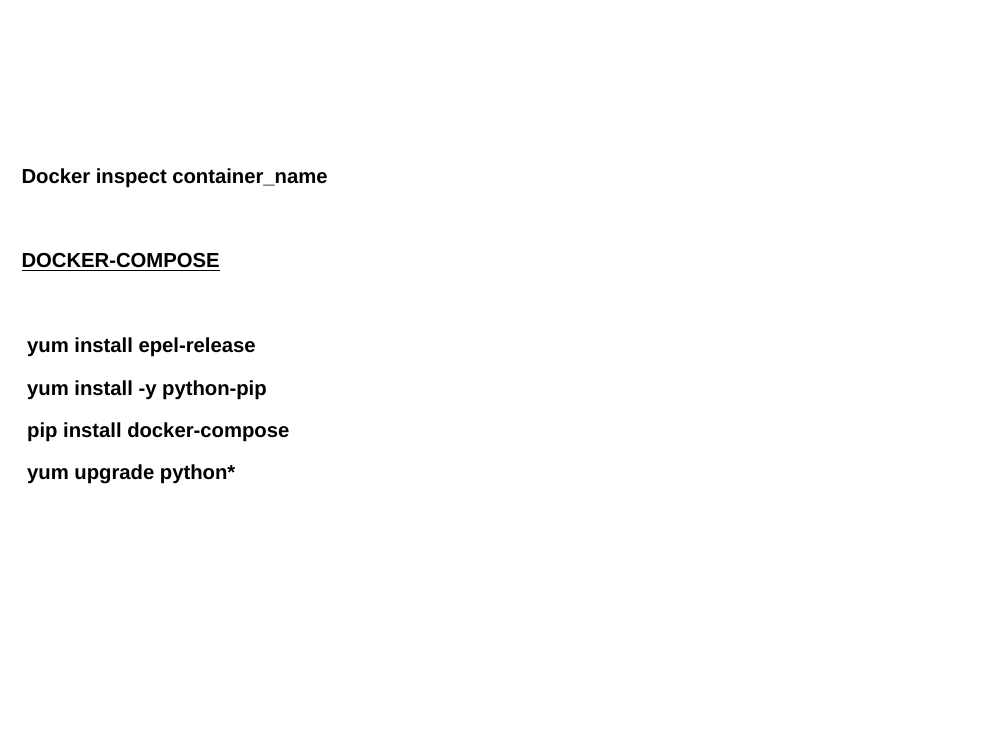
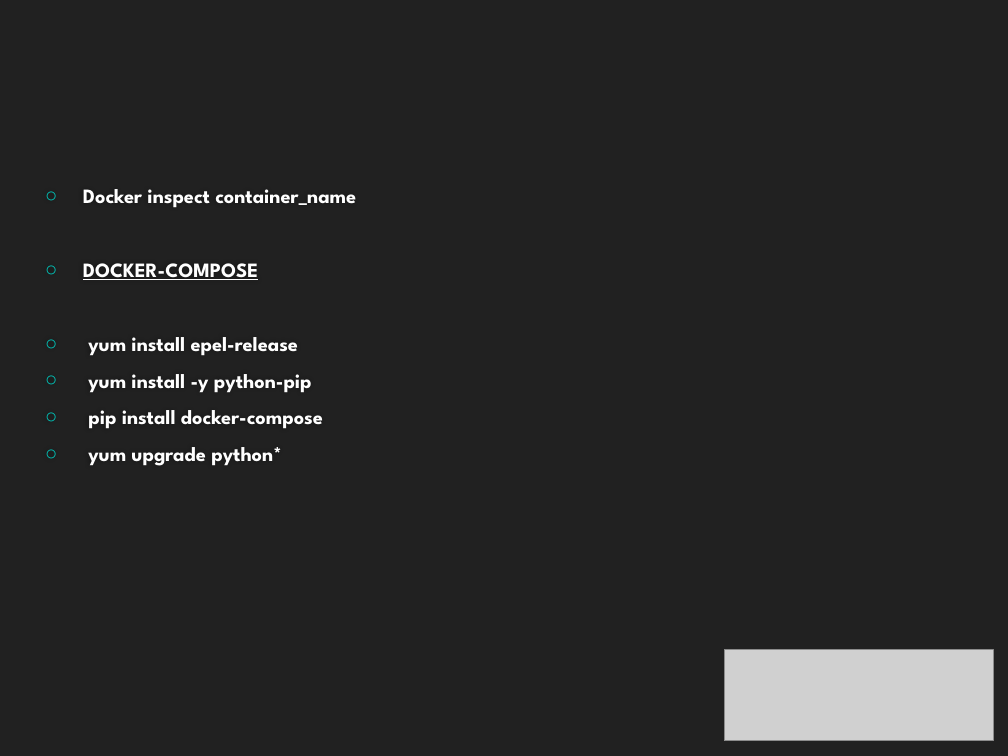
Before and after one commit to hackersdatabase007/mayank, a slide deck: slide 24 of Docker/MY_DOCKERS.pptx (slide 22 before the commit). Drawn at 1008x756 pixels with LibreOffice and Linux fonts; fonts in the diff are those of the drawing; grey boxes stand for pictures. Boxes give left, top, right and bottom in pixels: in the first picture for what was removed or moved away, otherwise in the second. Text is boxed around its words. In the diff, an @@ line names an element or a change of style, - is before the commit and + after.

```diff
--- a/Docker/MY_DOCKERS.pptx
+++ b/Docker/MY_DOCKERS.pptx
@@ background #FFFFFF to #212121 @@
@@ subtitle "Docker inspect container_name": place and size @@
-subtitle "Docker inspect container_name" at box(22, 168, 327, 484)
+subtitle "Docker inspect container_name" at box(83, 189, 356, 466)
@@ subtitle "Docker inspect container_name" at box(83, 189, 356, 466): font Arial to League Spartan, text colour #000000 to #FFFFFF, highlight #000000 to none; bullet none to ○; less space between paragraphs @@
@@ picture added at box(724, 649, 994, 741) @@
```
Also in this commit, not shown: 21 other slides changed, 2 slides added, 4 other files.
